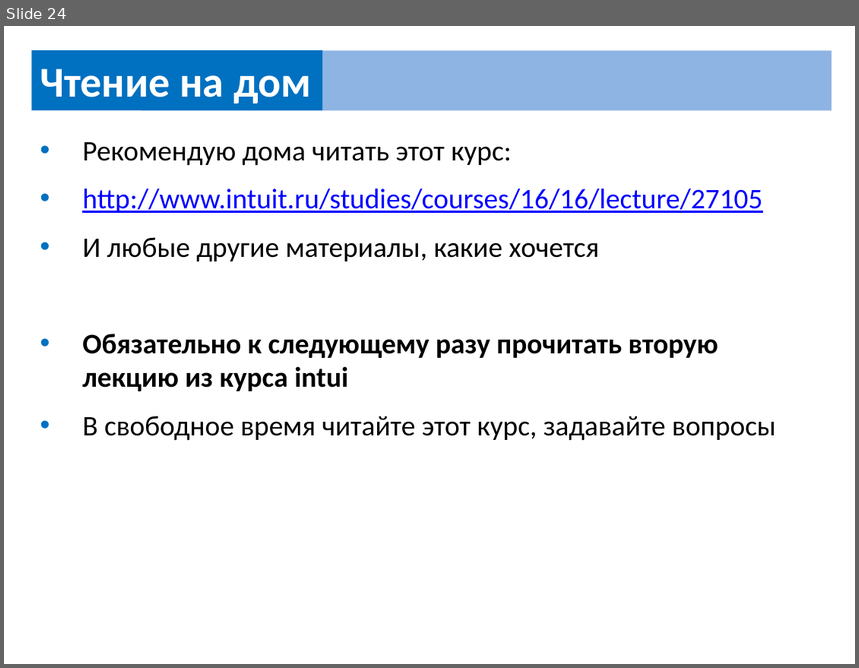
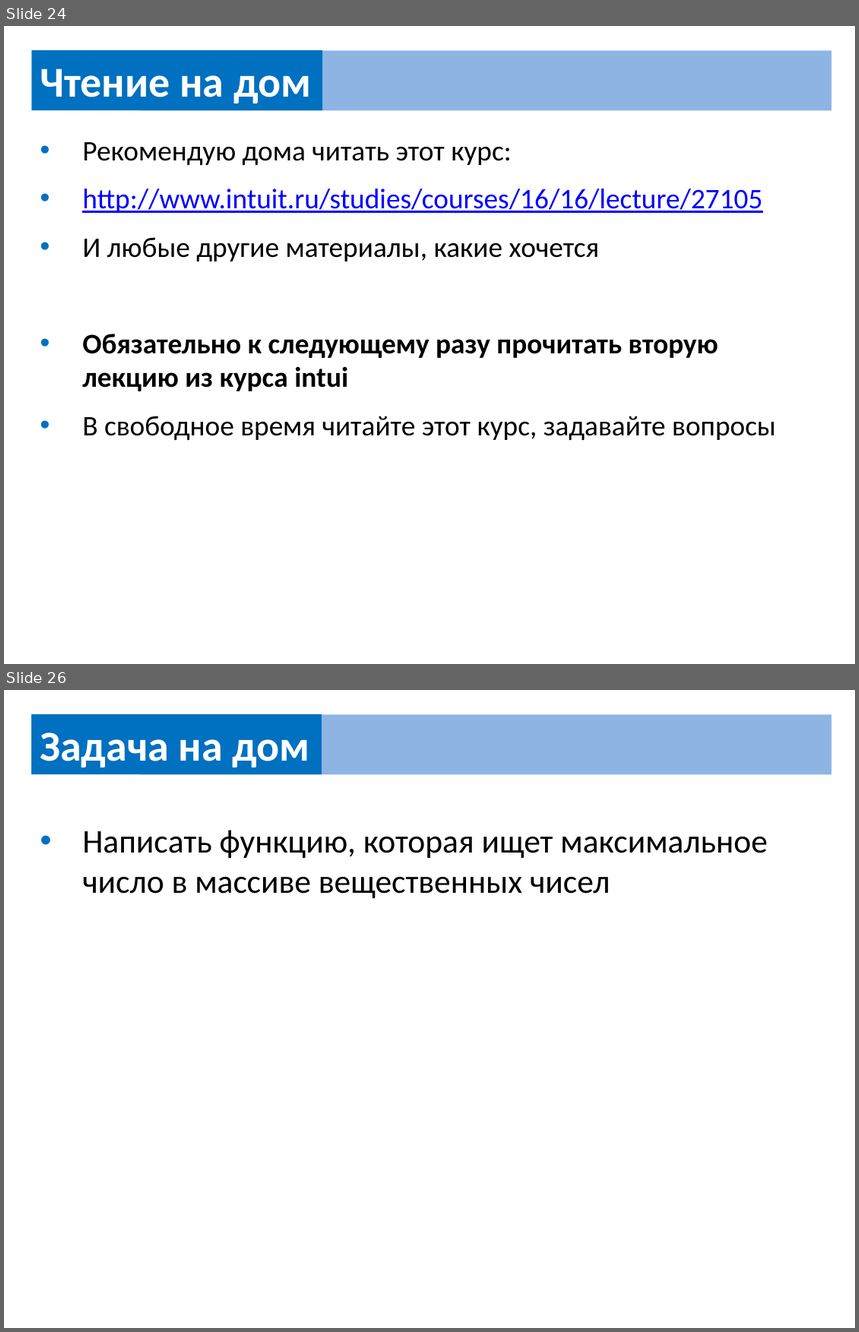
Before and after one commit to UsovaAnna/lesson, a slide deck: src/home/home_work.pptx. Shown one above the other, each under a label of ours: slide 24 before the commit, slides 24 and 26 after it; the slides between them are not shown. The pictures are 859x668 and 859x1332 pixels, drawn with LibreOffice and Linux fonts; fonts in the diff are those of the drawing. Boxes give left, top, right and bottom in pixels: in the first picture for what was removed or moved away, otherwise in the second. Text is boxed around its words. In the diff, an @@ line names an element or a change of style, - is before the commit and + after.

```diff
--- a/src/home/home_work.pptx
+++ b/src/home/home_work.pptx
@@ slide 26 added at (4,690,855,1328), background #FFFFFF @@
@@ rectangle added at (31,714,322,775), fill #0070C0, 36 pt, text #FFFFFF, bold @@
+Задача на дом
@@ rectangle added at (141,714,832,775), fill #8EB4E3 @@
@@ text added at (82,830,768,898), 28 pt, text #000000 @@
+• Написать функцию, которая ищет максимальное число в массиве вещественных чисел
```
Also in this commit, not shown: 3 other slides added, 1 other file.
